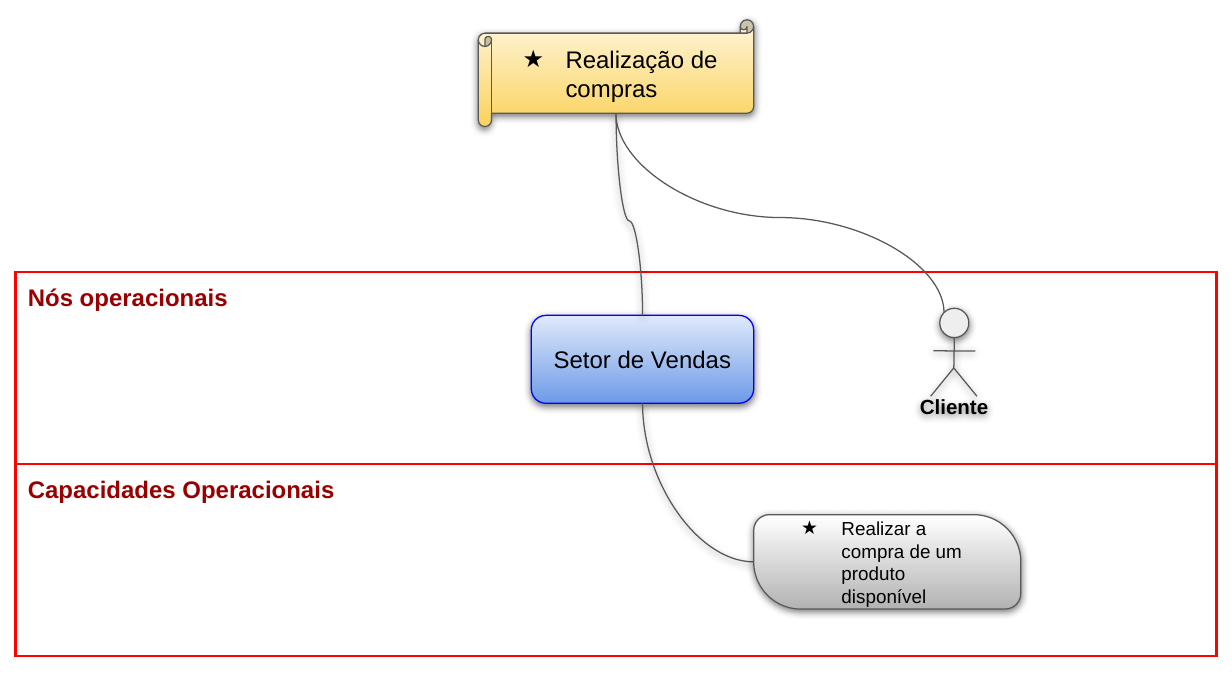
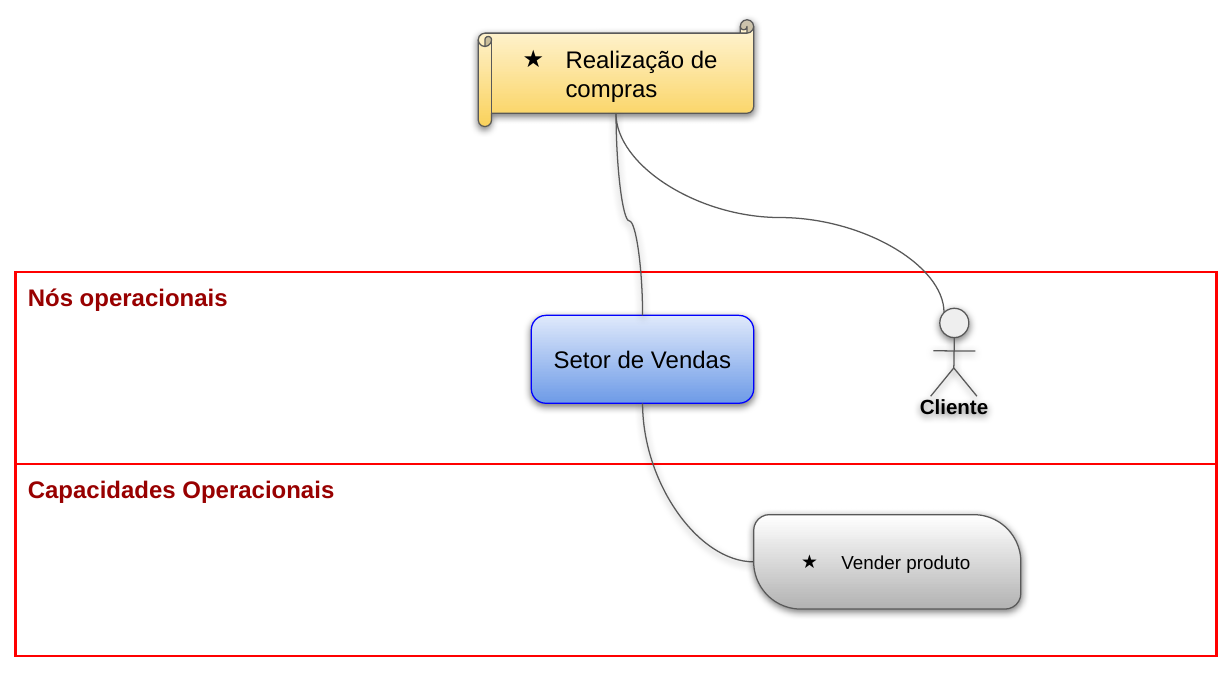
Before and after one commit to Andre-Narciso/ES-AC01, a slide deck: slide 5 of 15. Arquitetura de Negócio para cada Cenário.pptx (slide 4 before the commit). Drawn at 1232x693 pixels with LibreOffice and Linux fonts; fonts in the diff are those of the drawing. Boxes give left, top, right and bottom in pixels: in the first picture for what was removed or moved away, otherwise in the second. Text is boxed around its words. In the diff, an @@ line names an element or a change of style, - is before the commit and + after.

```diff
--- a/15. Arquitetura de Negócio para cada Cenário.pptx
+++ b/15. Arquitetura de Negócio para cada Cenário.pptx
@@ text in round diag rect at <box>841,555,970,573</box>: text changed @@
-★ Realizar a compra de um produto disponível
+★ Vender produto
```
Also in this commit, not shown: 4 other slides changed, 1 slide added, 5 other files.
